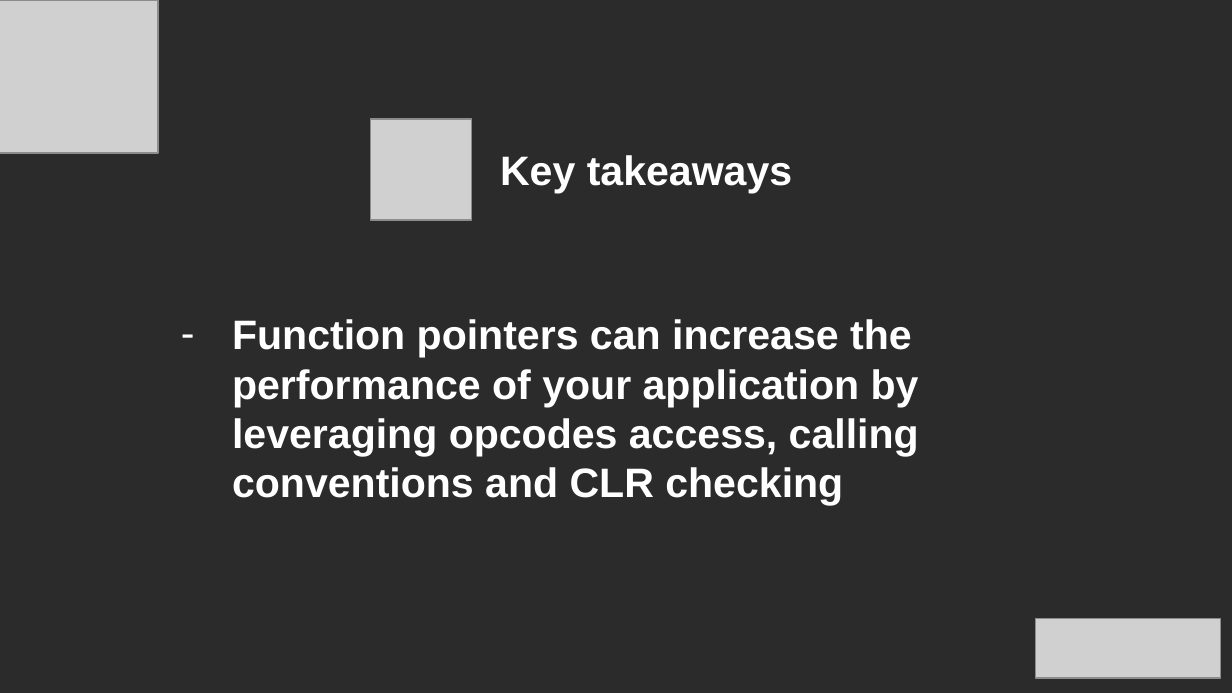
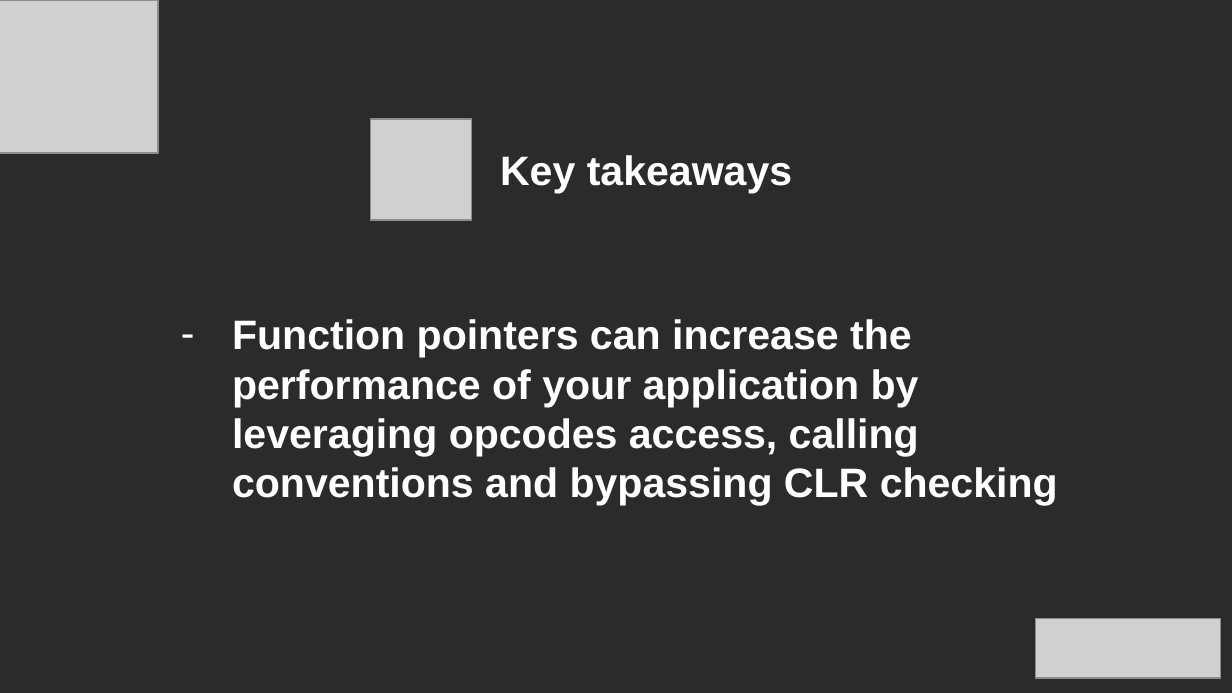
Before and after one commit to 94adi/DesignPatterns, a slide deck: slide 11 of FunctionPointer/Function Pointers proviz.pptx (slide 9 before the commit). Drawn at 1232x693 pixels with LibreOffice and Linux fonts; fonts in the diff are those of the drawing; grey boxes stand for pictures; background and template pictures are left out; a plain dark background stands for a picture behind light text. Boxes give left, top, right and bottom in pixels: in the first picture for what was removed or moved away, otherwise in the second. Text is boxed around its words. In the diff, an @@ line names an element or a change of style, - is before the commit and + after.

Commit message:
Fnc ptr presentation 2

```diff
--- a/FunctionPointer/Function Pointers proviz.pptx
+++ b/FunctionPointer/Function Pointers proviz.pptx
@@ text at <box>232,319,1058,506</box>: text changed @@
-– Function pointers can increase the performance of your application by leveraging opcodes access, calling conventions and CLR checking
+– Function pointers can increase the performance of your application by leveraging opcodes access, calling conventions and bypassing CLR checking
```
Also in this commit, not shown: 1 other slide changed, 3 slides added, 1 slide removed.
